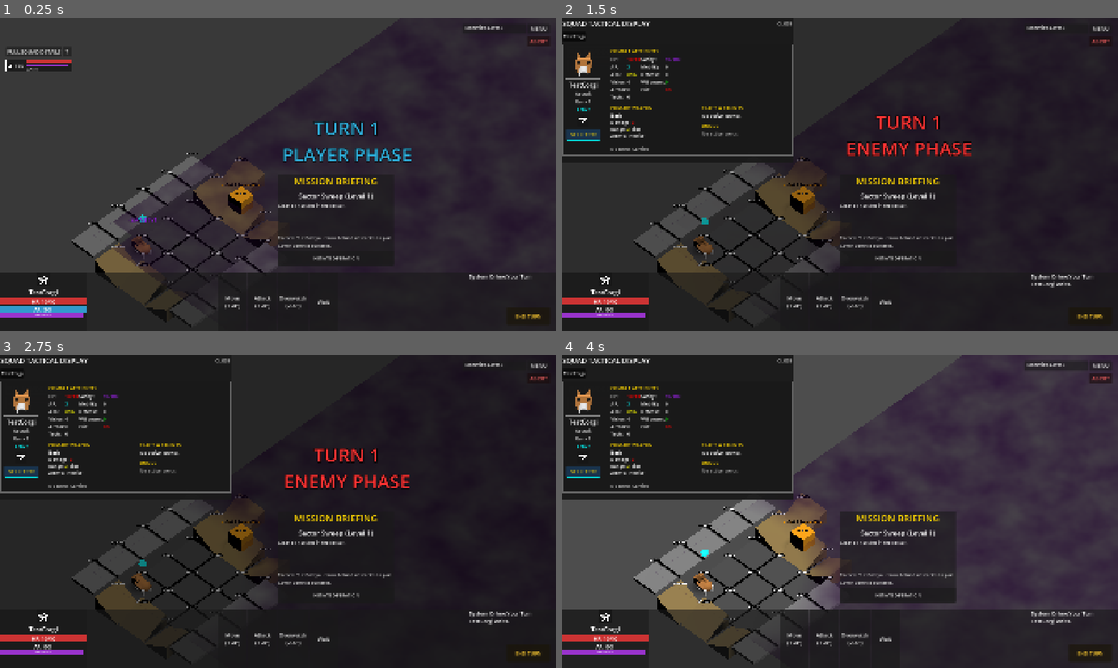
Above: before the commit, frames 1-4 (two rows, left to right).
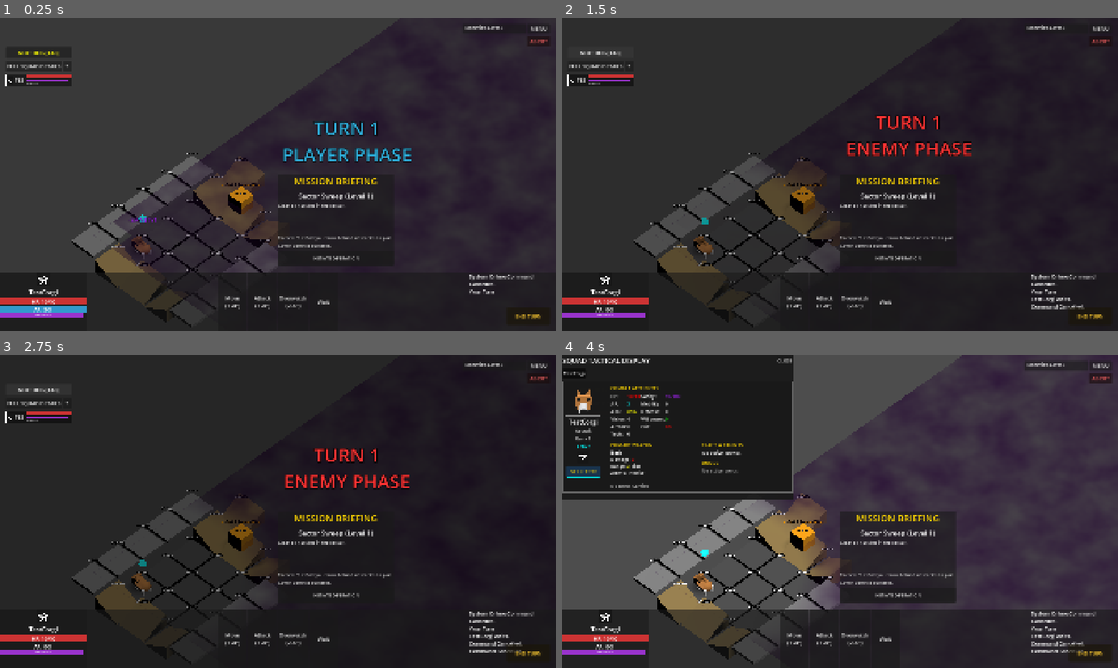
Above: after the commit, the same moments.

Repository: eldritch-dream/Bark-Com
Game: Godot game, scene res://scenes/Main3d.tscn
The game is run twice, just before and just after one commit, with the same random seed, the same clock (stepped at 60 frames per second) and the same inputs. This scene is started directly instead of the project's main scene. Sound files missing from this copy of the repository are replaced by a short silence.
Inputs (mouse positions are in pixels of both pictures, inside the frame that each line leads up to):
- Up to frame 1 (0.25 s): no input
- Up to frame 2 (1.5 s): click "Wait" at 0.5 s; click (600, 52) at 1.25 s, where only the run after the commit has a clickable "NEXT DOG [TAB]"
- Up to frame 3 (2.75 s): click (38, 389) at 2 s, where only the run after the commit has a clickable "NEXT DOG [TAB]"
- Up to frame 4 (4 s): click "FULL SQUAD DETAILS" at 2.75 s; tap Enter (ui_accept) at 3.5 s; drag from (584, 398) to (895, 442) at 3.52 s

The runs differ from the first frame. In frame 1, 0.9% of the frame differs, in the area x 0-97%, y 10-89%; in frame 2, 3.0%; in frame 3, 3.0%, in the area x 0-97%, y 1-96%; in frame 4, 0.4%.
Error in both runs: Invalid access to property or key 'theme' on a base object of type 'Node3D (Main.gd)'. (res://scripts/ui/OptionsPanel.gd:109)

Commit message:
Refactor grenades to use ammo and have cds properly (applies to any charged item with cds in future) Make sure go for ankles (and other abilityies) uses ap and refreshes ui Next dog button/tab to switch units

Diff:
--- a/scripts/abilities/FlashbangToss.gd
+++ b/scripts/abilities/FlashbangToss.gd
@@ -9,21 +9,10 @@
 	display_name = "Flashbang"
 	ap_cost = 2
 	ability_range = 5
-	cooldown_turns = 3 # Keep cooldown or use charges?
-	# User didn't specify strict Charge system for Flashbang, but Grenadier typically uses charges for grenades.
-	# Let's stick to Cooldown for now unless requested, OR use same Heavy Gear logic?
-	# Heavy Gear says "Adds +1 Charge to Grenades". Might apply here too.
-	# Let's assume Flashbang is a "Grenade" type.
-	# For simplicity/safety, let's use Cooldowns (can use once per 3 turns), OR Charges (1/mission).
-	# "GrenadeToss" is the default ability. Flashbang is special. XCOM Flashbangs are items usually.
-	# Here it's a perk ability. Abilities usually have cooldowns.
-	# But if it's a "Grenade", Heavy Gear *should* apply?
-	# Let's use Cooldown for active abilities to avoid running out of "fun" buttons, unless it's very powerful.
-	# Stun is very powerful. 1 Charge per mission makes sense for balance.
-	# BUT, user said "Heavy Gear... existing grenade ability...". Didn't explicitly say Flashbang.
-	# I will Use Cooldowns for Flashbang to differentiate.
+	cooldown_turns = 2
+	uses_charges = true
+	# Charges logic handled in update_stats
 
-	cooldown_turns = 4
 var base_aoe_radius: float = 4.0
 var aoe_radius: float = 4.0
 
@@ -32,6 +21,15 @@
 	update_stats(user)
 
 func update_stats(user):
+	if not initialized:
+		max_charges = 3
+		charges = 3
+		# Heavy Gear Bonus? Logic says "Grenades". Flashbang is a grenade.
+		if user.has_method("has_perk") and (user.has_perk("grenadier_heavy_gear") or user.has_perk("heavy_gear")):
+			max_charges += 1
+			charges += 1
+		initialized = true
+
 	# Check for Bombardier (Passive Range)
 	if user.has_method("has_perk") and user.has_perk("grenadier_bombardier"):
 		ability_range = 8
@@ -60,6 +58,8 @@
 func execute(user, _target_unit, target_tile: Vector2, grid_manager: GridManager) -> String:
 	if not user.spend_ap(ap_cost):
 		return "Not enough AP!"
+
+	charges -= 1
 
 	# Scatter Check
 	var hit_chance = 80
@@ -138,4 +138,5 @@
 		on_impact.call()
 
 	start_cooldown()
+	SignalBus.on_combat_action_finished.emit(user)
 	return "Flashbang out!"
--- a/scripts/abilities/GoForAnklesAbility.gd
+++ b/scripts/abilities/GoForAnklesAbility.gd
@@ -50,6 +50,12 @@
 
 		# Start Cooldown
 		start_cooldown()
+
+		# Deduct AP
+		if user.has_method("spend_ap"):
+			user.spend_ap(ap_cost)
+
+		SignalBus.on_combat_action_finished.emit(user)
 		return "Used Go For Ankles"
 
 	return "Invalid Target"
--- a/scripts/abilities/GrenadeToss.gd
+++ b/scripts/abilities/GrenadeToss.gd
@@ -1,8 +1,7 @@
 extends Ability
 class_name GrenadeToss
 
-var max_charges: int = 1
-var charges: int = 1
+
 var initialized: bool = false
 var heavy_gear_applied: bool = false
 var base_aoe_radius: float = 1.1
@@ -12,7 +11,8 @@
 	display_name = "Grenade"
 	ap_cost = 2
 	ability_range = 5
-	cooldown_turns = 0 # No cooldown, just charges
+	cooldown_turns = 2 # Cooldown to prevent spam
+	uses_charges = true
 	# Charges initialized to 1 by default
 
 
@@ -23,8 +23,7 @@
 	return grid_manager.get_tiles_in_radius(user.grid_pos, ability_range)
 
 
-func can_use() -> bool:
-	return charges > 0
+
 
 
 func on_turn_start(user):
@@ -188,4 +187,5 @@
 		on_impact.call()  # Fallback if no VFXManager
 
 	# No cooldown to start
+	start_cooldown()
 	return "Grenade Tossed!"
--- a/scripts/abilities/IncendiaryGrenade.gd
+++ b/scripts/abilities/IncendiaryGrenade.gd
@@ -1,8 +1,6 @@
 extends Ability
 class_name IncendiaryGrenade
 
-var max_charges: int = 1
-var charges: int = 1
 var initialized: bool = false
 
 var base_aoe_radius: float = 2.0
@@ -12,13 +10,23 @@
 	display_name = "Incendiary Grenade"
 	ap_cost = 2
 	ability_range = 5
-	cooldown_turns = 4
+	cooldown_turns = 2
+	uses_charges = true
 
 func on_turn_start(user):
 	super.on_turn_start(user)
 	update_stats(user)
 
 func update_stats(user):
+	if not initialized:
+		max_charges = 2
+		charges = 2
+		# Heavy Gear Bonus
+		if user.has_method("has_perk") and (user.has_perk("grenadier_heavy_gear") or user.has_perk("heavy_gear")):
+			max_charges += 1
+			charges += 1
+		initialized = true
+
 	# Check for Bombardier (Passive Range)
 	if user.has_method("has_perk") and user.has_perk("grenadier_bombardier"):
 		ability_range = 8
@@ -45,6 +53,8 @@
 func execute(user, _target_unit, target_tile: Vector2, grid_manager: GridManager) -> String:
 	if not user.spend_ap(ap_cost):
 		return "Not enough AP!"
+
+	charges -= 1
 
 	# Scatter Check
 	var hit_chance = 80
--- a/scripts/abilities/MindFractureAbility.gd
+++ b/scripts/abilities/MindFractureAbility.gd
@@ -58,7 +58,17 @@
 		if status_script and target_unit.has_method("apply_effect"):
 			var status = status_script.new()
 			target_unit.apply_effect(status)
+
+		# Deduct AP (Hit or Miss/Resist? Usually ability cost is paid always)
+		if user.has_method("spend_ap"):
+			user.spend_ap(ap_cost)
+		start_cooldown()
+		SignalBus.on_combat_action_finished.emit(user)
+
 		return "Mind Shattered!"
 	else:
 		print("Mind Fracture MISSED ", target_unit.name)
+		if user.has_method("spend_ap"):
+			user.spend_ap(ap_cost)
+		start_cooldown()
 		return "Resisted"
--- a/scripts/abilities/OverwatchAbility.gd
+++ b/scripts/abilities/OverwatchAbility.gd
@@ -14,6 +14,11 @@
 
 func execute(user, target_unit, target_tile, grid_manager):
 	if user.has_method("enter_overwatch"):
+		if user.current_ap < ap_cost:
+			return "Not enough AP"
+
+		user.spend_ap(ap_cost)
 		user.enter_overwatch()
+		SignalBus.on_combat_action_finished.emit(user)
 		return user.name + " enters Overwatch!"
 	return "Error: Unit cannot overwatch."
--- a/scripts/abilities/RocketLauncherAbility.gd
+++ b/scripts/abilities/RocketLauncherAbility.gd
@@ -1,6 +1,6 @@
 extends "res://scripts/resources/Ability.gd"
 
-var charges = 1
+
 var aoe_radius = 2.5
 
 func _init():
@@ -8,6 +8,7 @@
 	ap_cost = 2
 	ability_range = 12
 	cooldown_turns = 1 # Cooldown even if charges limited?
+	uses_charges = true
 
 func get_valid_tiles(grid_manager, user) -> Array[Vector2]:
 	return grid_manager.get_tiles_in_radius(user.grid_pos, float(ability_range))
@@ -59,6 +60,14 @@
 				obj.take_damage(999) # INSTANT DETONATION
 				print("Rocket detonated ", obj.name)
 
+	# Deduct AP
+	if user.has_method("spend_ap"):
+		user.spend_ap(ap_cost)
+
+	start_cooldown()
+	SignalBus.on_combat_action_finished.emit(user)
+	return "ROCKET AWAY!"
+
 	# Destroy Cover? (Requires GridManager logic for cover destruction)
 	# grid_manager.destroy_cover_at_world(target_pos, 2.0)
 
@@ -67,7 +76,5 @@
 
 	user.spend_ap(ap_cost)
 	start_cooldown()
+	SignalBus.on_combat_action_finished.emit(user)
 	return "ROCKET"
-
-func can_use() -> bool:
-	return charges > 0 and super.can_use()
--- a/scripts/abilities/RunAndGunAbility.gd
+++ b/scripts/abilities/RunAndGunAbility.gd
@@ -19,6 +19,7 @@
 
 	# Start Cooldown
 	start_cooldown()
+	SignalBus.on_combat_action_finished.emit(user)
 
 	return "Run & Gun activated!"
 
--- a/scripts/abilities/SplootHeal.gd
+++ b/scripts/abilities/SplootHeal.gd
@@ -19,4 +19,6 @@
 	# Consume all AP
 	if user.current_ap > 0:
 		user.spend_ap(user.current_ap)
+
+	SignalBus.on_combat_action_finished.emit(user)
 	return "Splooting time. Turn skipped."
--- a/scripts/abilities/StandardAttack.gd
+++ b/scripts/abilities/StandardAttack.gd
@@ -68,5 +68,10 @@
 	# Then Main listens and runs `_process_combat`.
 
 	# Let's add `on_request_standard_attack` to SignalBus?
-	pass
+	# Placeholder execution if this is ever called directly
+	print("StandardAttack Executed.")
+	if user.has_method("spend_ap"):
+		user.spend_ap(ap_cost)
+
+	SignalBus.on_combat_action_finished.emit(user)
 	return "Attack Initiated"
--- a/scripts/abilities/SuppressionFireAbility.gd
+++ b/scripts/abilities/SuppressionFireAbility.gd
@@ -6,7 +6,7 @@
 	display_name = "Suppression Fire"
 	ap_cost = 2
 	ability_range = 10
-	cooldown_turns = 0
+	cooldown_turns = 3
 
 func execute(user, _target_unit, target_pos: Vector2, grid_manager) -> String:
 	# AoE Suppression
@@ -33,6 +33,7 @@
 
 	user.spend_ap(ap_cost)
 	start_cooldown()
+	SignalBus.on_combat_action_finished.emit(user)
 	return "SUPPRESSION"
 
 func get_valid_tiles(grid_manager: GridManager, user) -> Array[Vector2]:
--- a/scripts/controllers/PlayerMissionController.gd
+++ b/scripts/controllers/PlayerMissionController.gd
@@ -190,12 +190,73 @@
 		pass
 
 func select_unit(unit):
+	# Clear previous state/overlays before switching
+	set_input_state(InputState.SELECTING)
+
 	selected_unit = unit
 	emit_signal("selection_changed", unit)
 	# Sync Main? Main uses signals mostly now.
 	if _signal_bus:
 		_signal_bus.on_ui_select_unit.emit(unit)
 	# Main._set_selected_unit(unit) # Legacy call if needed
+
+func select_next_unit():
+	print("PMC: Cycle Next Unit Requested.")
+	# 1. Get List of Player Units (Sorted by ID or Index)
+	# TurnManager.units is reliable list
+	if not turn_manager:
+		return
+
+	var units = turn_manager.units.filter(func(u):
+		return is_instance_valid(u) and u.get("faction") == "Player" and u.current_hp > 0
+	)
+
+	if units.is_empty():
+		return
+
+	# 2. Find Current Index
+	var current_idx = -1
+	if selected_unit in units:
+		current_idx = units.find(selected_unit)
+
+	# 3. Find Next Candidate (Prioritize Active)
+	var next_unit = null
+
+	# Loop twice: First pass looks for AP > 0. Second pass accepts any.
+	# Actually, smart cycle: Start from current+1, loop around.
+	# If we find AP > 0, pick it. If we return to start, pick next index regardless?
+
+	# Simple strategy: Cycle to next available unit.
+	# If that unit has 0 AP, continue... unless ALL have 0 AP.
+
+	var start_idx = (current_idx + 1) % units.size()
+	var check_idx = start_idx
+	var fallback_unit = null
+
+	for i in range(units.size()):
+		var u = units[check_idx]
+		if u.current_ap > 0:
+			next_unit = u
+			break
+
+		# Allow selecting 0 AP unit if it's the specific "Next" one and no others are active?
+		# Or just cache it.
+		if fallback_unit == null:
+			fallback_unit = u
+
+		check_idx = (check_idx + 1) % units.size()
+
+	if next_unit:
+		select_unit(next_unit)
+	elif fallback_unit:
+		# Everyone is tired, just cycle to next in list
+		# Ensure we don't just reselect current if size > 1
+		if units.size() > 1:
+			select_unit(units[start_idx])
+		else:
+			# Only 1 unit, reselect to center camera/feedback
+			select_unit(units[0])
+
 
 func _handle_move_click(grid_pos: Vector2):
 	print("PMC: _handle_move_click. Unit: ", selected_unit)
--- a/scripts/core/Main.gd
+++ b/scripts/core/Main.gd
@@ -265,6 +265,10 @@
 				im.on_tile_clicked.connect(player_controller.handle_tile_clicked)
 			if not im.on_mouse_hover.is_connected(player_controller.handle_mouse_hover):
 				im.on_mouse_hover.connect(player_controller.handle_mouse_hover)
+			if im.has_signal("on_next_unit"):
+				if not im.on_next_unit.is_connected(player_controller.select_next_unit):
+					im.on_next_unit.connect(player_controller.select_next_unit)
+
 
 		# Hook UI Selection
 		if not player_controller.selection_changed.is_connected(_set_selected_unit):
--- a/scripts/entities/Unit.gd
+++ b/scripts/entities/Unit.gd
@@ -337,6 +337,13 @@
 			print(name, " self-cares for 2 HP.")
 
 
+
+func _check_cooldowns_start():
+	for ability in abilities:
+		if ability.has_method("on_turn_start"):
+			ability.on_turn_start(self)
+
+
 func refresh_ap():
 	current_ap = max_ap
 	is_overwatch_active = false
@@ -347,6 +354,7 @@
 func spend_ap(amount: int) -> bool:
 	if current_ap >= amount:
 		current_ap -= amount
+		SignalBus.on_unit_stats_changed.emit(self)
 		if DEBUG_UNIT:
 			print(name, " spent ", amount, " AP. Remaining: ", current_ap)
 
@@ -504,7 +512,7 @@
 		aim_bonus = 10
 		print(name, " enters Overwatch with Vigilance (+10 Aim).")
 
-	current_ap = 0
+	# current_ap = 0 # DISABLED: Cost is handled by Ability now
 	is_overwatch_active = true
 	overwatch_aim_bonus = aim_bonus # Must store this for CombatResolver
 
@@ -599,18 +607,15 @@
 func heal(amount: int):
 	if is_dead:
 		return
+
 	var old_hp = current_hp
 	current_hp = min(max_hp, current_hp + amount)
-	if DEBUG_UNIT:
-		print(name, " healed ", amount, " HP. HP: ", current_hp, "/", max_hp)
-
 	SignalBus.on_unit_health_changed.emit(self, old_hp, current_hp)
-	SignalBus.on_unit_stats_changed.emit(self)
-
-	SignalBus.on_request_vfx.emit(
-		"HealSparkles", position + Vector3(0, 0.5, 0), Vector3.ZERO, self, null
-	)
-	SignalBus.on_request_floating_text.emit(position, "+" + str(amount), Color.GREEN)
+	SignalBus.on_request_floating_text.emit(global_position + Vector3(0, 2, 0), str(amount), Color.GREEN)
+
+
+
+
 
 
 func trigger_bond_growth(other_unit: Unit, value: int):
@@ -945,9 +950,7 @@
 	process_turn_start_effects()
 
 
-func _check_cooldowns_start():
-	# Redundant if handled in process_turn_start_effects? kept for safety
-	pass
+
 
 
 func _update_effects_start():
--- a/scripts/managers/InputManager.gd
+++ b/scripts/managers/InputManager.gd
@@ -10,6 +10,7 @@
 signal on_intro_skipped
 signal on_debug_action(action: String)
 signal on_pause_toggle
+signal on_next_unit
 
 
 # Configuration
@@ -59,6 +60,11 @@
 
 	if event.is_action_pressed("ui_cancel"):  # Escape / Right click sometimes maps here
 		on_cancel_command.emit()
+
+	# 4. Shortcuts
+	if event is InputEventKey and event.pressed:
+		if event.keycode == KEY_TAB:
+			on_next_unit.emit()
 
 	# 5. Debug Keys (Global)
 	if event is InputEventKey and event.pressed:
--- a/scripts/managers/VFXManager.gd
+++ b/scripts/managers/VFXManager.gd
@@ -106,33 +106,22 @@
 	var tween = create_tween()
 	tween.set_parallel(true)
 
-	# Linear X/Z
-	tween.tween_property(proj, "global_position:x", end_pos.x, duration).set_trans(
-		Tween.TRANS_LINEAR
-	)
-	tween.tween_property(proj, "global_position:z", end_pos.z, duration).set_trans(
-		Tween.TRANS_LINEAR
-	)
+	# Motion Logic
+	if projectile_type == "Bullet":
+		# Direct Linear Shot (very fast)
+		duration = 0.15
+		tween.tween_property(proj, "global_position", end_pos, duration)
 
-	# Quadratic Y (Arc)
-	# We can't easily tween a parabola with one property.
-	# Hack: Tween a Node3D "Pivot" linearly, and tween the child Y locally up and down?
-	# Or use a custom method.
-	# Custom method approach:
-	var mid_time = duration / 2.0
-	(
-		tween
-		. tween_property(proj, "global_position:y", start_pos.y + peak_height, mid_time)
-		. set_ease(Tween.EASE_OUT)
-		. set_trans(Tween.TRANS_QUAD)
-	)
-	(
-		tween
-		. chain()
-		. tween_property(proj, "global_position:y", end_pos.y, mid_time)
-		. set_ease(Tween.EASE_IN)
-		. set_trans(Tween.TRANS_QUAD)
-	)
+	else:
+		# Default / Grenade (Parabolic Arc)
+		var mid_time = duration / 2.0
+		tween.tween_property(proj, "global_position:x", end_pos.x, duration).set_trans(Tween.TRANS_LINEAR)
+		tween.tween_property(proj, "global_position:z", end_pos.z, duration).set_trans(Tween.TRANS_LINEAR)
+
+		(tween.tween_property(proj, "global_position:y", start_pos.y + peak_height, mid_time)
+			.set_ease(Tween.EASE_OUT).set_trans(Tween.TRANS_QUAD))
+		(tween.chain().tween_property(proj, "global_position:y", end_pos.y, mid_time)
+			.set_ease(Tween.EASE_IN).set_trans(Tween.TRANS_QUAD))
 
 	# Rotate for fun
 	var spin_tween = create_tween()  # Separate to not chain
--- a/scripts/resources/Ability.gd
+++ b/scripts/resources/Ability.gd
@@ -31,8 +31,16 @@
 
 
 
+@export var uses_charges: bool = false
+@export var max_charges: int = 1
+var charges: int = 1
+
 func can_use() -> bool:
-	return current_cooldown <= 0
+	if current_cooldown > 0:
+		return false
+	if uses_charges and charges <= 0:
+		return false
+	return true
 
 
 func start_cooldown():
--- a/scripts/ui/GameUI.gd
+++ b/scripts/ui/GameUI.gd
@@ -98,9 +98,24 @@
 	squad_container.add_theme_constant_override("separation", 10)
 	squad_panel.add_child(squad_container)
 
+	# NEW: Cycle Dog Button (Top of Squad List)
+	var btn_cycle = Button.new()
+	btn_cycle.text = "NEXT DOG [TAB]"
+	btn_cycle.add_theme_color_override("font_color", Color.YELLOW)
+	btn_cycle.custom_minimum_size.y = 40
+	btn_cycle.focus_mode = Control.FOCUS_NONE # Prevent Tab hijacking
+	btn_cycle.pressed.connect(func():
+		var im = get_node_or_null("/root/InputManager")
+		if im and im.has_signal("on_next_unit"):
+			im.on_next_unit.emit()
+	)
+	squad_container.add_child(btn_cycle)
+
+
 	var squad_header_btn = Button.new()
 	squad_header_btn.text = "FULL SQUAD DETAILS"
 	squad_header_btn.custom_minimum_size = Vector2(150, 30)
+	squad_header_btn.focus_mode = Control.FOCUS_NONE
 	squad_header_btn.pressed.connect(_on_squad_detail_pressed)
 
 
@@ -109,6 +124,7 @@
 	glossary_btn.text = "?"
 	glossary_btn.tooltip_text = "Status Glossary"
 	glossary_btn.custom_minimum_size = Vector2(30, 30)
+	glossary_btn.focus_mode = Control.FOCUS_NONE
 	glossary_btn.pressed.connect(_on_glossary_pressed)
 
 	# Container for Header + Glossary
@@ -311,6 +327,7 @@
 	menu_button = Button.new()
 	menu_button.text = "MENU"
 	menu_button.custom_minimum_size = Vector2(80, 0)
+	menu_button.focus_mode = Control.FOCUS_NONE
 	tr_header.add_child(menu_button)
 	menu_button.pressed.connect(toggle_pause_menu)
 
@@ -322,6 +339,7 @@
 	abort_btn.text = "ABORT"
 	abort_btn.modulate = Color(1, 0.4, 0.4)
 	abort_btn.custom_minimum_size = Vector2(80, 0)
+	abort_btn.focus_mode = Control.FOCUS_NONE
 	# Align Right
 	abort_btn.size_flags_horizontal = Control.SIZE_SHRINK_END
 	top_right_container.add_child(abort_btn)
@@ -344,6 +362,7 @@
 	end_turn_btn.offset_right = -20
 	end_turn_btn.offset_bottom = -20
 	end_turn_btn.custom_minimum_size = Vector2(150, 60)
+	end_turn_btn.focus_mode = Control.FOCUS_NONE
 	root.add_child(end_turn_btn)
 	end_turn_btn.pressed.connect(_on_end_turn_clicked)
 
@@ -405,6 +424,13 @@
 	SignalBus.on_hide_hit_chance.connect(hide_hit_chance)
 	SignalBus.on_turn_banner_finished.connect(func(): pass)
 	SignalBus.on_request_floating_text.connect(_queue_floating_text)
+
+	# Fix: Refresh UI after combat action (consumes AP/Cooldowns)
+	SignalBus.on_combat_action_finished.connect(func(_user):
+		if is_instance_valid(selected_unit):
+			_update_unit_card()
+			_refresh_action_bar(selected_unit)
+	)
 	# SignalBus.on_cinematic_mode_changed.connect(_on_cinematic_mode) # Already connected above
 
 
@@ -504,16 +530,17 @@
 				if ability.ap_cost > 0:
 					btn_text += "\n(" + str(ability.ap_cost) + " AP)"
 
-				if "charges" in ability:
+				if "uses_charges" in ability and ability.uses_charges:
 					btn_text += "\n(Ammo: " + str(ability.charges) + ")"
 
 				var btn = _create_action_button(btn_text, func(): _on_ability_clicked(ability))
+
+				if ability.current_cooldown > 0:
+					btn.text += "\n(CD: %d)" % ability.current_cooldown
 
 				if not ability.can_use():
 					btn.disabled = true
-					if ability.current_cooldown > 0:
-						btn.text += "\n(CD: %d)" % ability.current_cooldown
-					elif "charges" in ability and ability.charges <= 0:
+					if "uses_charges" in ability and ability.uses_charges and ability.charges <= 0:
 						btn.text += "\n(Empty)"
 
 		# Context Action: Retrieve
@@ -782,6 +809,7 @@
 	var btn = Button.new()
 	btn.text = text
 	btn.custom_minimum_size = Vector2(100, 60)
+	btn.focus_mode = Control.FOCUS_NONE
 	btn.pressed.connect(callback)
 	# Audio Hook
 	btn.pressed.connect(
@@ -1151,6 +1179,7 @@
 	var btn = Button.new()
 	btn.flat = true
 	btn.set_anchors_preset(Control.PRESET_FULL_RECT)
+	btn.focus_mode = Control.FOCUS_NONE
 	frame.add_child(btn)
 	btn.pressed.connect(func(): _select_unit(unit))
 
@@ -1233,12 +1262,14 @@
 	var btn_resume = Button.new()
 	btn_resume.text = "RESUME"
 	btn_resume.custom_minimum_size = Vector2(150, 50)
+	btn_resume.focus_mode = Control.FOCUS_NONE
 	btn_resume.pressed.connect(toggle_pause_menu)
 	footer.add_child(btn_resume)
 
 	var btn_opts = Button.new()
 	btn_opts.text = "OPTIONS"
 	btn_opts.custom_minimum_size = Vector2(150, 50)
+	btn_opts.focus_mode = Control.FOCUS_NONE
 	btn_opts.pressed.connect(_on_options_pressed)
 	footer.add_child(btn_opts)
 
@@ -1246,6 +1277,7 @@
 	btn_quit.text = "ABORT MISSION"
 	btn_quit.custom_minimum_size = Vector2(150, 50)
 	btn_quit.modulate = Color(1, 0.4, 0.4)
+	btn_quit.focus_mode = Control.FOCUS_NONE
 	btn_quit.pressed.connect(func():
 		toggle_pause_menu()
 		action_requested.emit("Abort")
@@ -1406,6 +1438,7 @@
 	var close_btn = Button.new()
 	close_btn.text = "X"
 	close_btn.custom_minimum_size = Vector2(30, 30)
+	close_btn.focus_mode = Control.FOCUS_NONE
 	close_btn.pressed.connect(func(): glossary_window.visible = false)
 	header.add_child(close_btn)
 	vbox.add_child(header)
